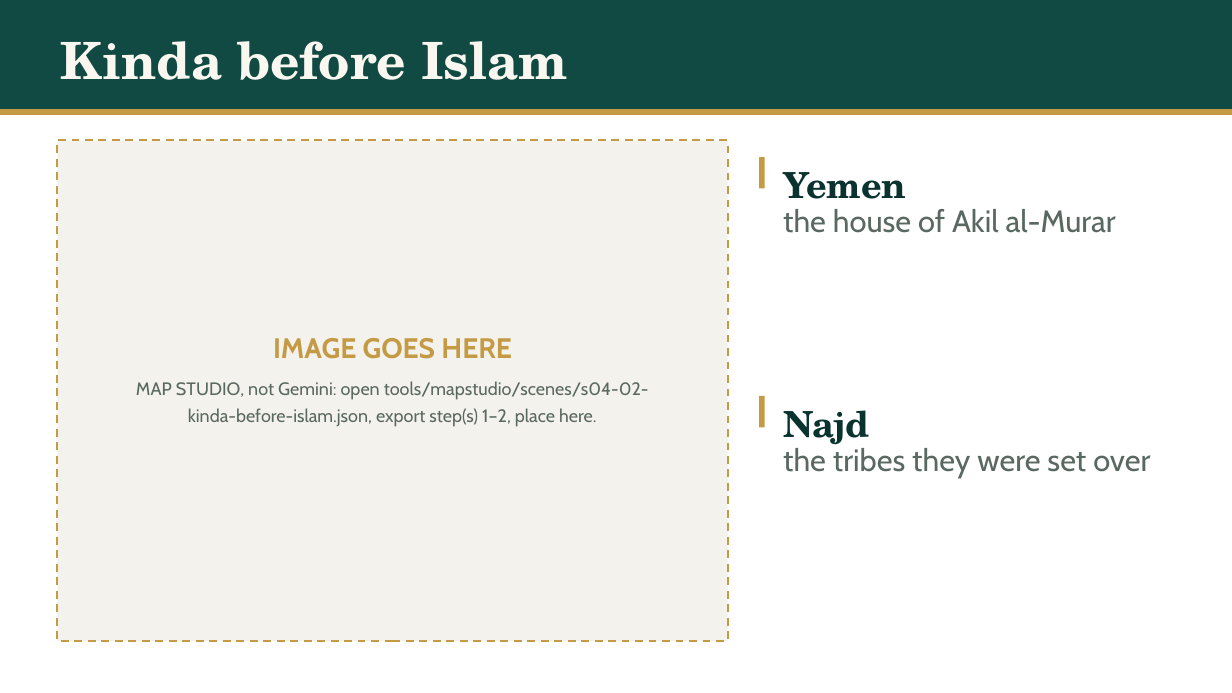
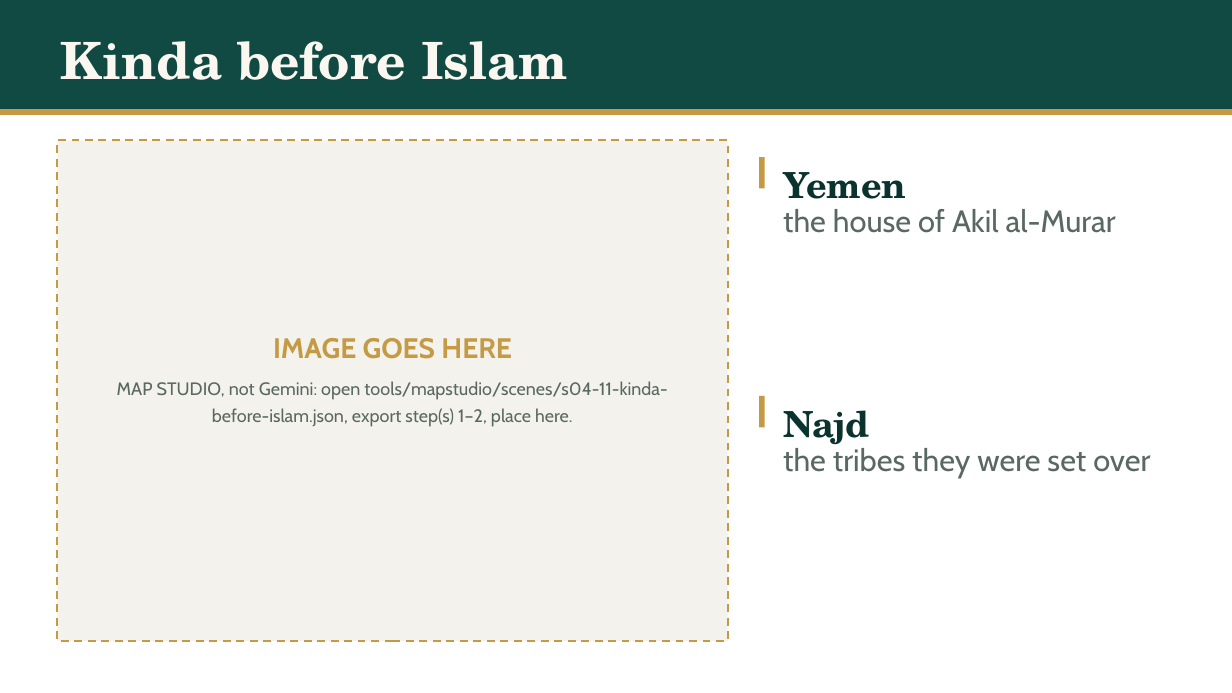
Before and after one commit to daniyalyasin93/2026SeptemberIslamicHistoryClass, a slide deck: slide 67 of S04_kinda_butah_yamama/S04.pptx (slide 13 before the commit). Drawn at 1232x693 pixels with LibreOffice and Linux fonts; fonts in the diff are those of the drawing. Boxes give left, top, right and bottom in pixels: in the first picture for what was removed or moved away, otherwise in the second. Text is boxed around its words. In the diff, an @@ line names an element or a change of style, - is before the commit and + after.

```diff
--- a/S04_kinda_butah_yamama/S04.pptx
+++ b/S04_kinda_butah_yamama/S04.pptx
@@ text at (x1=117, y1=381, x2=667, y2=427): text changed @@
-MAP STUDIO, not Gemini: open tools/mapstudio/scenes/s04-02-kinda-before-islam.json, export step(s) 1–2, place here.
+MAP STUDIO, not Gemini: open tools/mapstudio/scenes/s04-11-kinda-before-islam.json, export step(s) 1–2, place here.
```
Also in this commit, not shown: 28 other slides changed, 6 slides added, 1 slide removed, 15 other files.
